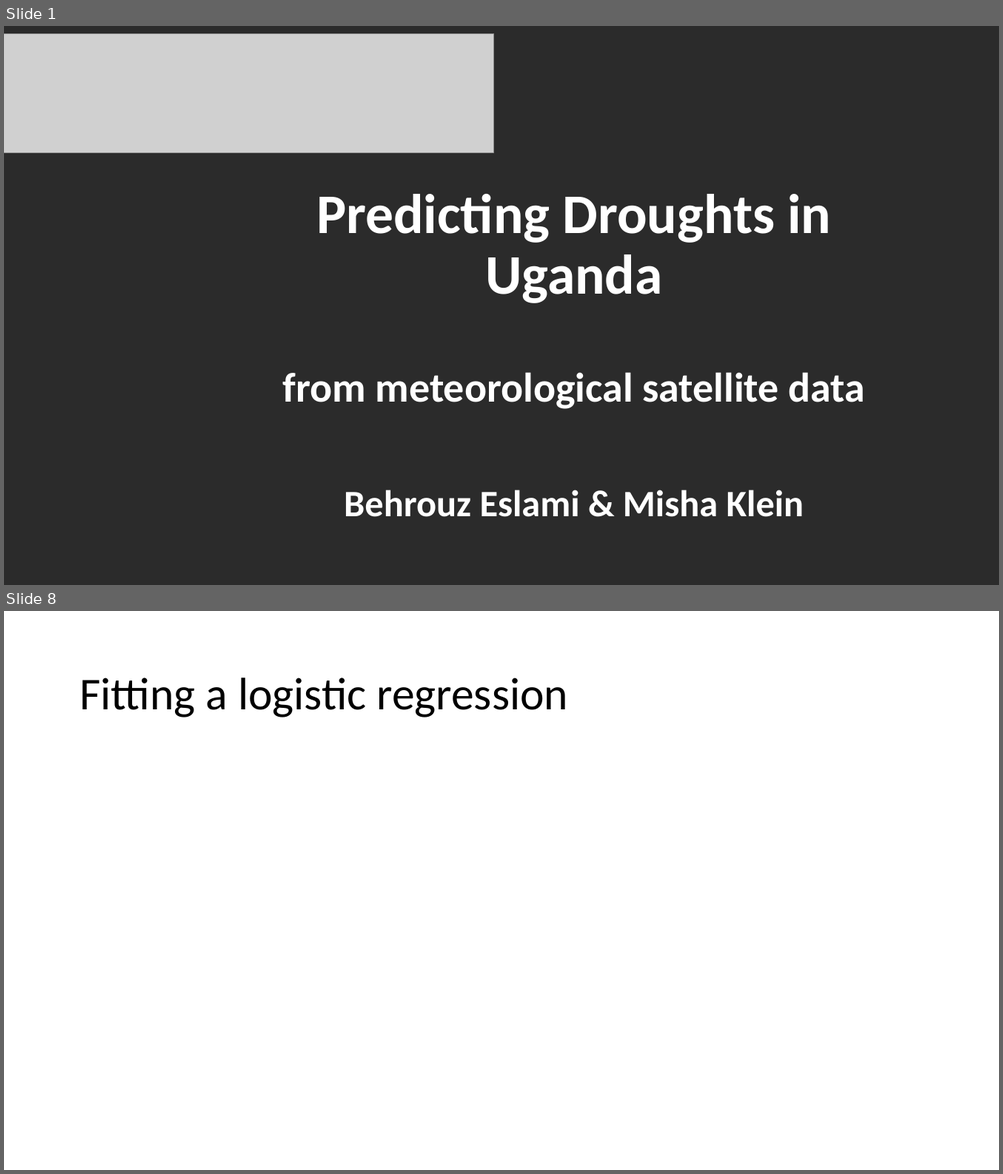
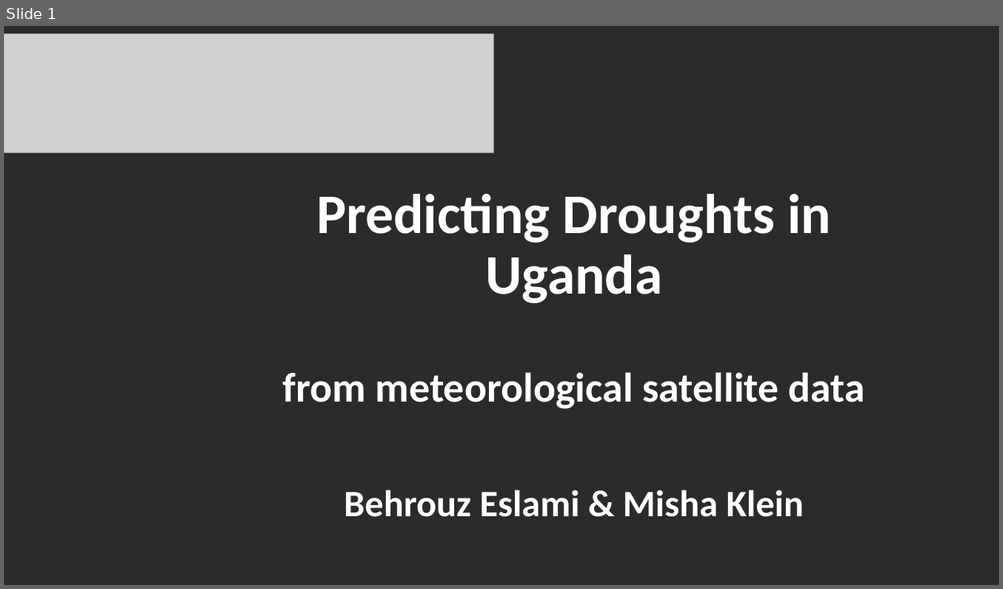
Before and after one commit to rodekruis/IBF-model, a slide deck: drought/skill-assessment/Model Event Data/Presentation/Model_event_data_Uganda.pptx. Shown one above the other, each under a label of ours: slides 1 and 8 before the commit, slide 1 after it; the slides between them are not shown. The pictures are 1003x1174 and 1003x589 pixels, drawn with LibreOffice and Linux fonts; fonts in the diff are those of the drawing; grey boxes stand for pictures; background and template pictures are left out; a plain dark background stands for a picture behind light text. Boxes give left, top, right and bottom in pixels: in the first picture for what was removed or moved away, otherwise in the second. Text is boxed around its words. In the diff, an @@ line names an element or a change of style, - is before the commit and + after.

```diff
--- a/drought/skill-assessment/Model Event Data/Presentation/Model_event_data_Uganda.pptx
+++ b/drought/skill-assessment/Model Event Data/Presentation/Model_event_data_Uganda.pptx
@@ slide 8 removed at [4,611,999,1170], background #FFFFFF @@
@@ title removed at [79,678,568,718] @@
-Fitting a logistic regression
```
Also in this commit, not shown: 6 slides changed, 20 slides added, 19 other files.
